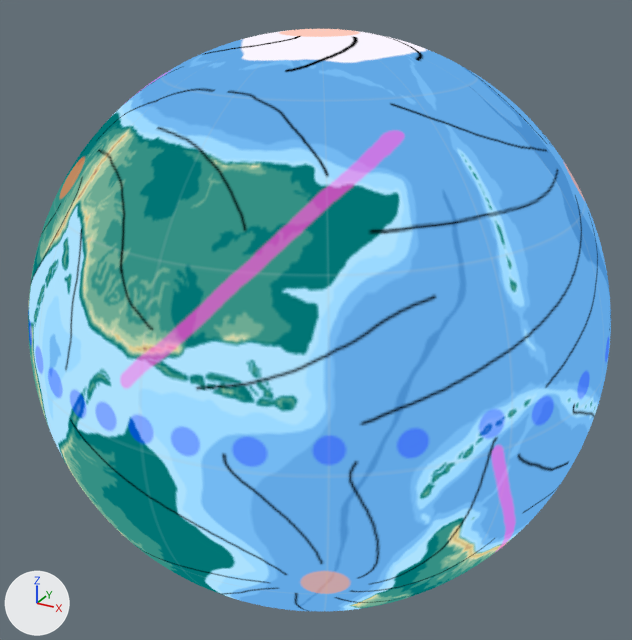
The Blender file work/globe.blend: old version first, new version second.
One viewpoint serves both versions: a 50 mm camera at (5.56, -10.21, 5.1) aimed at (-0.04, -0.02, 0.0). Every picture has the same lights, and +X, +Y and +Z are marked at lower left.
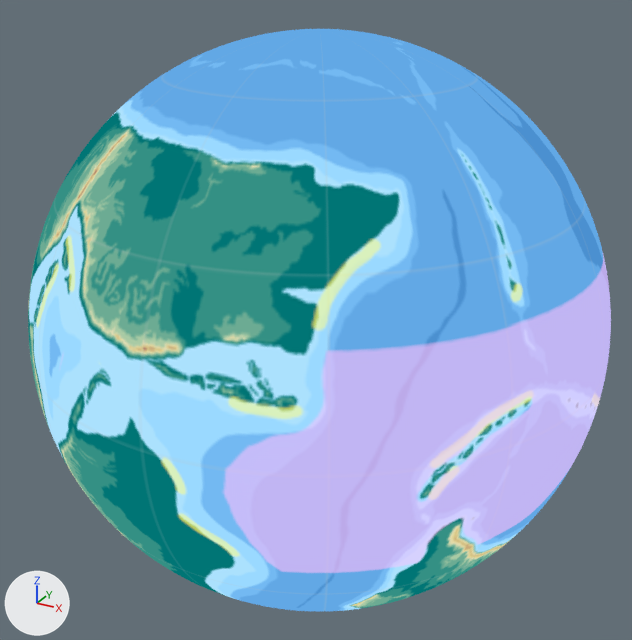
Pixel boxes (x1, y1, x2, y2) of what changed, in the pictures (632 x 640 px):
'Sphere', surface changed: (28, 29, 611, 611) in both

The change, as a list of edits to the scene's bpy script:
```text
Add img_corals:
    img_corals = load_image('Corals', 'Corals.png', 5472, 2736, 'sRGB')
Add img_upwelling:
    img_upwelling = load_image('Upwelling', 'Upwelling.png', 5472, 2736, 'sRGB')
Change mat_material_001:
    remove # nodes: Emission, Mix x6, OutputMaterial, TexImage x7
    nodes: Emission, Mix x8, OutputMaterial, TexImage x9
    uses the picture img_corals
    remove # uses the picture img_winter_ocean_currents
    remove # uses the picture img_winter_sea_ice
    uses the picture img_upwelling
```
